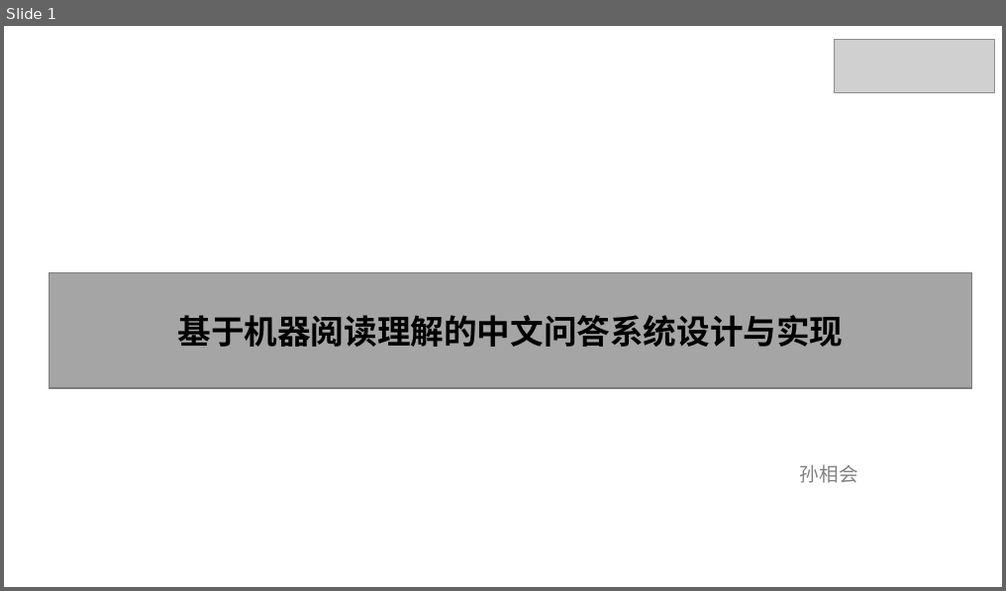
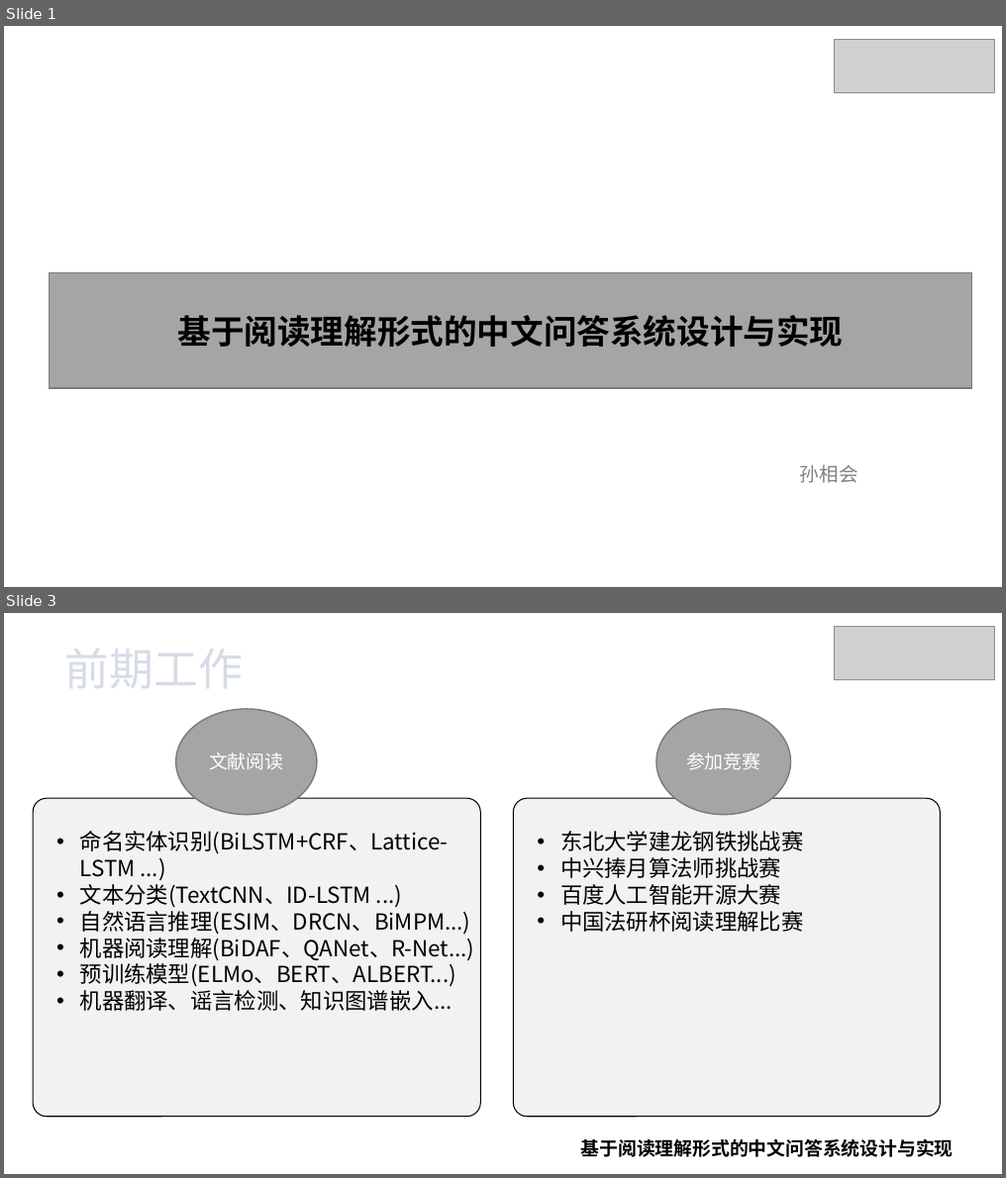
Before and after one commit to xhsun1997/ChineseMRC, a slide deck: 孙相会.pptx. Shown one above the other, each under a label of ours: slide 1 before the commit, slides 1 and 3 after it; the slides between them are not shown. The pictures are 1006x591 and 1006x1178 pixels, drawn with LibreOffice and Linux fonts; fonts in the diff are those of the drawing; grey boxes stand for pictures; background and template pictures are left out. Boxes give left, top, right and bottom in pixels: in the first picture for what was removed or moved away, otherwise in the second. Text is boxed around its words. In the diff, an @@ line names an element or a change of style, - is before the commit and + after.

```diff
--- a/孙相会.pptx
+++ b/孙相会.pptx
@@ slide 3 added at [4,613,1002,1174], background picture (left out) @@
@@ picture added at [835,626,994,680] @@
@@ text added at [65,649,243,688], 32 pt, text pattern #44546A on #D6DCE5 @@
+前期工作
@@ ellipse added at [175,709,317,815], fill #A5A5A5, outline #7A7A7A 1 pt, 13.5 pt, text #FFFFFF @@
+文献阅读
@@ ellipse added at [656,709,791,815], fill #A5A5A5, outline #7A7A7A 1 pt, 13.5 pt, text #FFFFFF @@
+参加竞赛
@@ rounded rectangle added at [33,798,481,1117], fill #F2F2F2, outline #000000 0.75 pt @@
@@ rounded rectangle added at [513,798,941,1117], fill #F2F2F2, outline #000000 0.75 pt @@
@@ text added at [80,831,475,1011], 16 pt, text #000000 @@
+• 命名实体识别(BiLSTM+CRF、Lattice-LSTM ...)
+• 文本分类(TextCNN、ID-LSTM ...)
+• 自然语言推理(ESIM、DRCN、BiMPM...)
+• 机器阅读理解(BiDAF、QANet、R-Net...)
+• 预训练模型(ELMo、BERT、ALBERT...)
+• 机器翻译、谣言检测、知识图谱嵌入...
@@ text added at [560,831,804,932], 16 pt, text #000000 @@
+• 东北大学建龙钢铁挑战赛
+• 中兴捧月算法师挑战赛
+• 百度人工智能开源大赛
+• 中国法研杯阅读理解比赛
@@ text added at [581,1140,953,1157], 13.5 pt, text #000000, bold @@
+基于阅读理解形式的中文问答系统设计与实现
@@ slide 1 changed as well @@
@@ text in rectangle at [178,315,844,347]: text changed @@
-基于机器阅读理解的中文问答系统设计与实现
+基于阅读理解形式的中文问答系统设计与实现
```
Also in this commit, not shown: 5 other slides changed, 9 other slides added, 6 slides removed, 5 other files.
